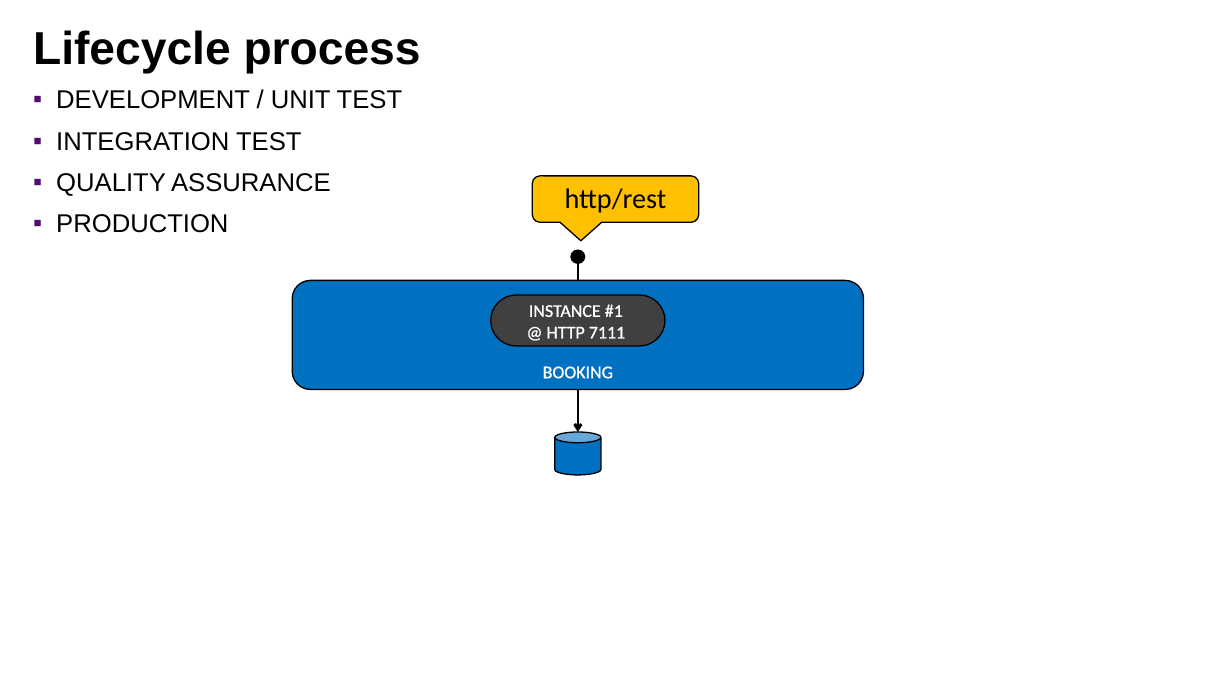
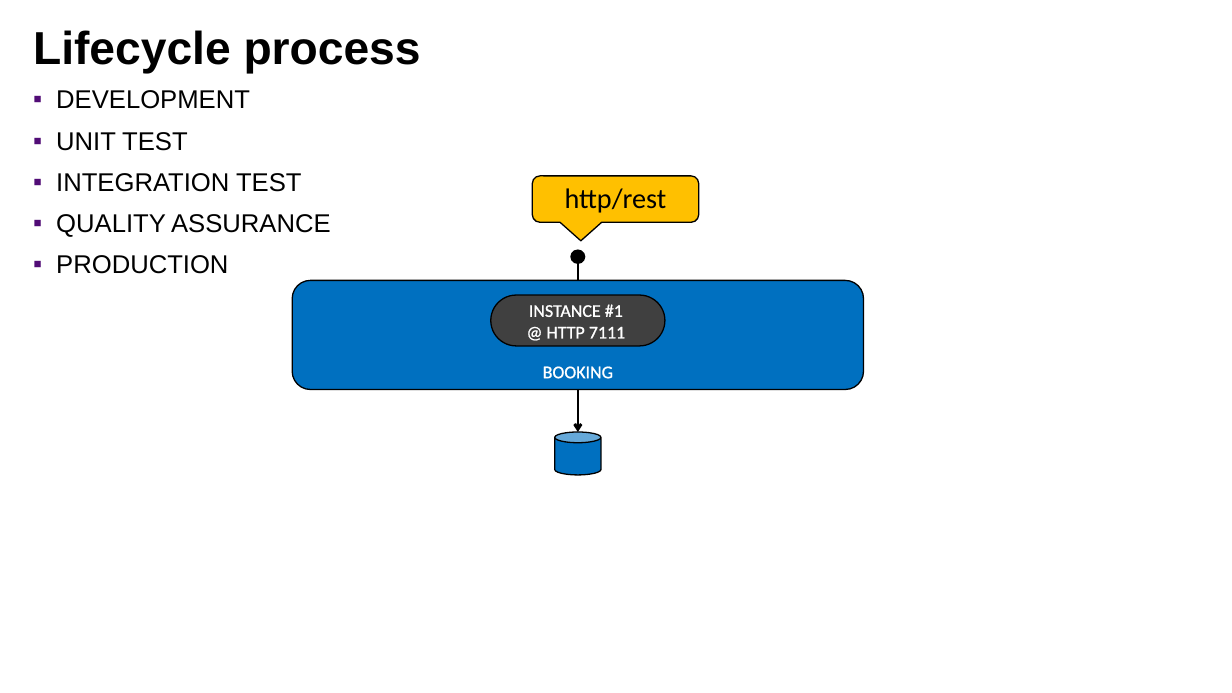
Before and after one commit to lbennardis/microS_code2016_DOCS, a slide deck: slide 19 of luigiBennardisMicroservices.pptx (slide 18 before the commit). Drawn at 1232x693 pixels with LibreOffice and Linux fonts; fonts in the diff are those of the drawing; background and template pictures are left out. Boxes give left, top, right and bottom in pixels: in the first picture for what was removed or moved away, otherwise in the second. Text is boxed around its words. In the diff, an @@ line names an element or a change of style, - is before the commit and + after.

```diff
--- a/luigiBennardisMicroservices.pptx
+++ b/luigiBennardisMicroservices.pptx
@@ text at box(56, 90, 250, 151): text changed @@
-▪ DEVELOPMENT / UNIT TEST
+▪ DEVELOPMENT
+▪ UNIT TEST
```
Also in this commit, not shown: 14 other slides changed, 5 slides added, 1 slide removed.
